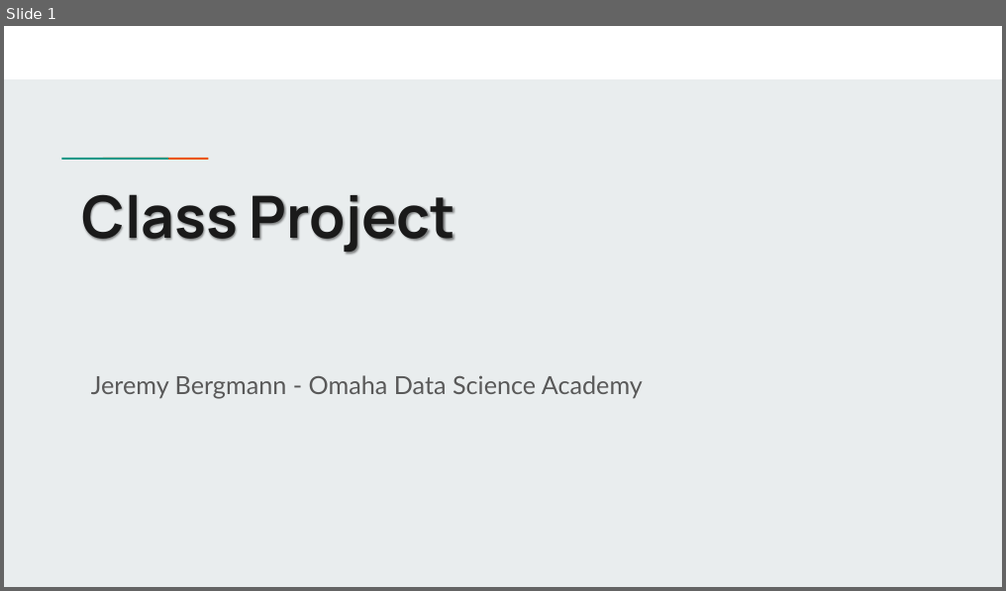
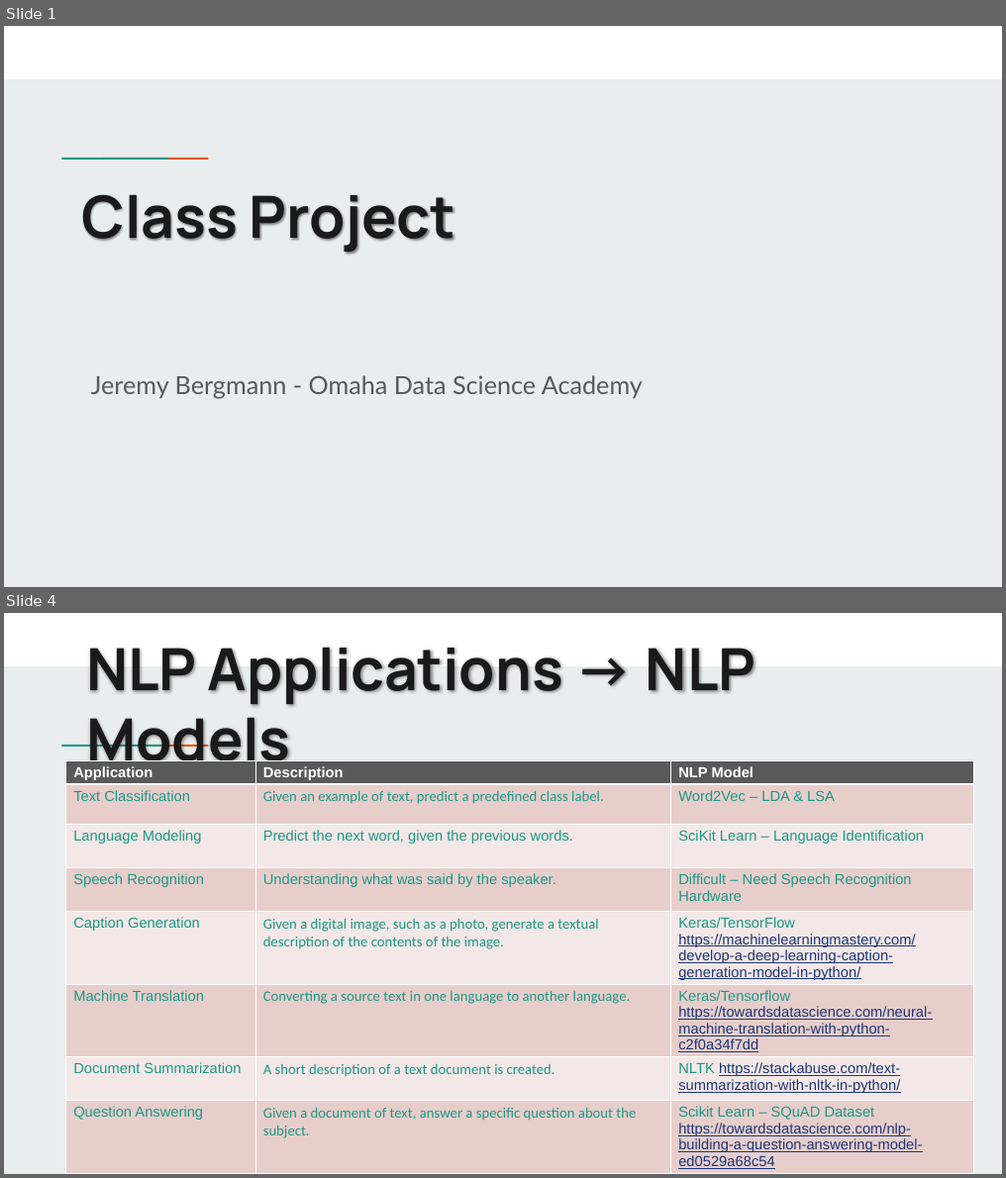
Before and after one commit to jbergmann56/ODSA-PythonAdvModels, a slide deck: Class Project.pptx. Shown one above the other, each under a label of ours: slide 1 before the commit, slides 1 and 4 after it; the slides between them are not shown. The pictures are 1006x591 and 1006x1178 pixels, drawn with LibreOffice and Linux fonts; fonts in the diff are those of the drawing. Boxes give left, top, right and bottom in pixels: in the first picture for what was removed or moved away, otherwise in the second. Text is boxed around its words. In the diff, an @@ line names an element or a change of style, - is before the commit and + after.

Commit message:
6/12 updates - Class 2

```diff
--- a/Class Project.pptx
+++ b/Class Project.pptx
@@ slide 4 added at (x1=4, y1=613, x2=1002, y2=1174), background #E9EDEE; not listed: 3 template elements that a slide beside it also shows @@
@@ title added at (x1=86, y1=647, x2=755, y2=776), 56 pt, text #1A1A1A, bold @@
+NLP Applications → NLP Models
@@ table added at (x1=66, y1=761, x2=973, y2=1173), 8 rows, 3 columns @@
+Application | Description | NLP Model
+Text Classification | Given an example of text, predict a predefined class label. | Word2Vec – LDA & LSA
+Language Modeling | Predict the next word, given the previous words. | SciKit Learn – Language Identification
+Speech Recognition | Understanding what was said by the speaker. | Difficult – Need Speech Recognition Hardware
+Caption Generation | Given a digital image, such as a photo, generate a textual description of the contents of the image. | Keras/TensorFlow / https://machinelearningmastery.com/develop-a-deep-learning-caption-generation-model-in-python/
+Machine Translation | Converting a source text in one language to another language. | Keras/Tensorflow / https://towardsdatascience.com/neural-machine-translation-with-python-c2f0a34f7dd
+Document Summarization | A short description of a text document is created. | NLTK https://stackabuse.com/text-summarization-with-nltk-in-python/
+Question Answering | Given a document of text, answer a specific question about the subject. | Scikit Learn – SQuAD Dataset https://towardsdatascience.com/nlp-building-a-question-answering-model-ed0529a68c54
```
Also in this commit, not shown: 2 slides changed, 2 slides removed.
